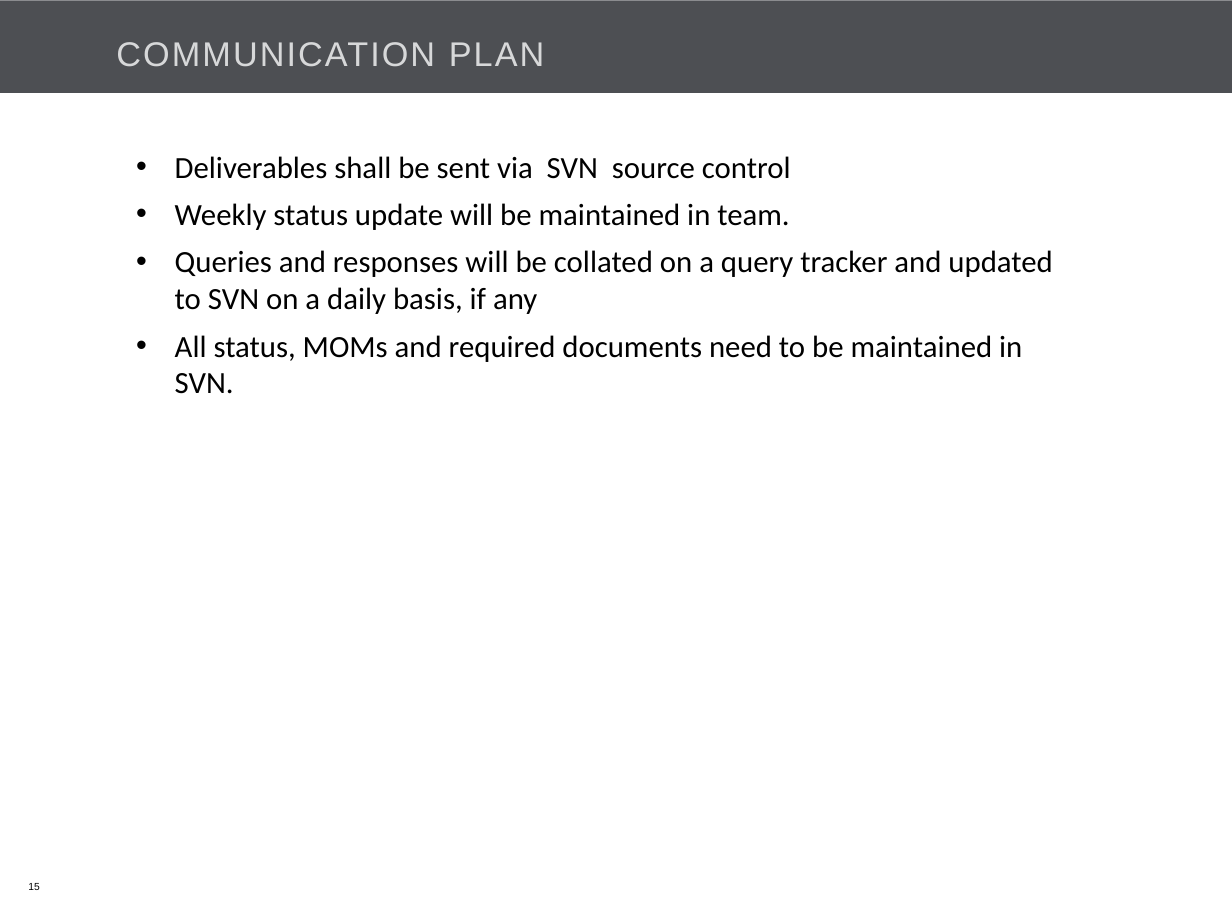
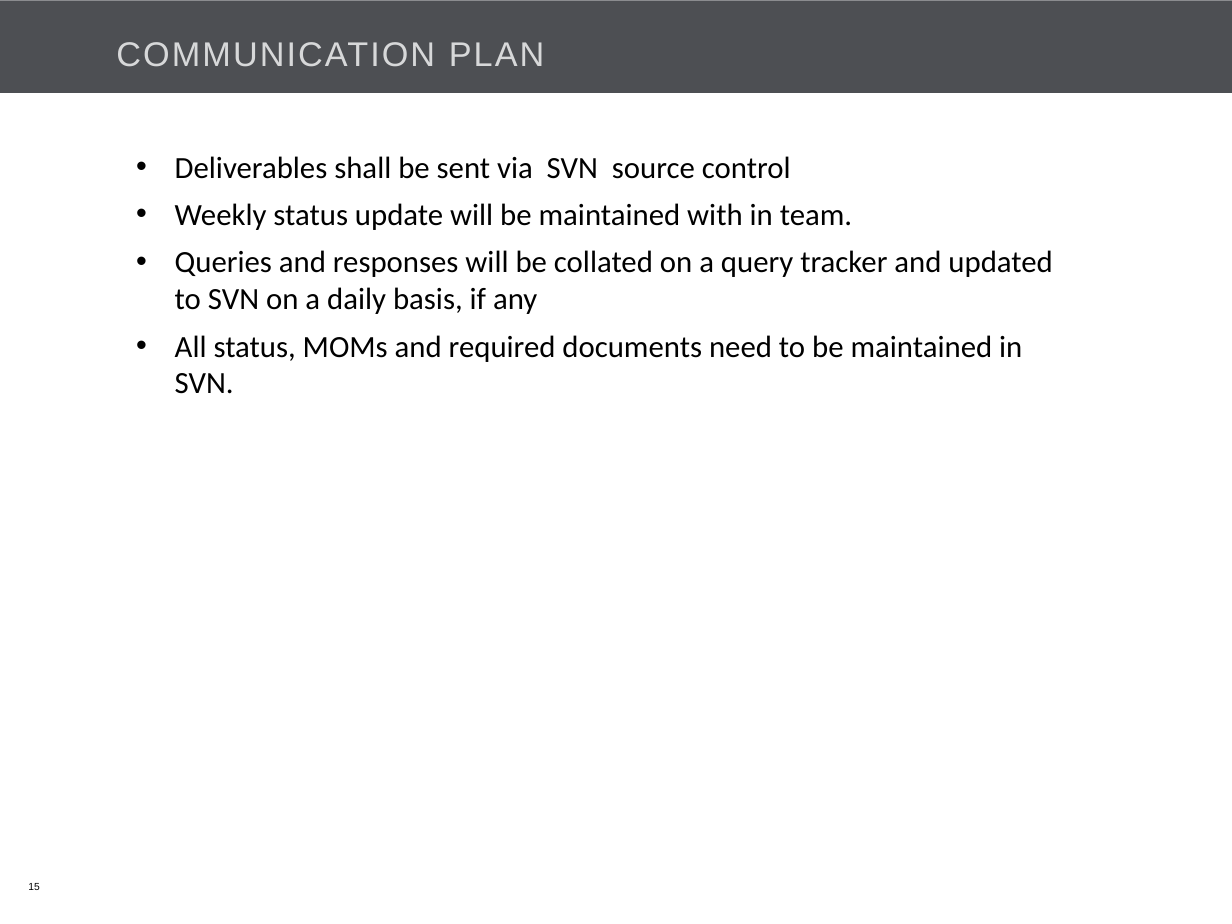
Before and after one commit to Bajarangi/demo, a slide deck: slide 15 of trunk/EasiCab/Documents/EASiCab_POC_kick off.pptx. Drawn at 1232x924 pixels with LibreOffice and Linux fonts; fonts in the diff are those of the drawing; background and template pictures are left out. Boxes give left, top, right and bottom in pixels: in the first picture for what was removed or moved away, otherwise in the second. Text is boxed around its words. In the diff, an @@ line names an element or a change of style, - is before the commit and + after.

```diff
--- a/trunk/EasiCab/Documents/EASiCab_POC_kick off.pptx
+++ b/trunk/EasiCab/Documents/EASiCab_POC_kick off.pptx
@@ text at [175,203,852,230]: text changed @@
-• Weekly status update will be maintained in team.
+• Weekly status update will be maintained with in team.
```
Also in this commit, not shown: 10 other slides changed, 2 other files.
